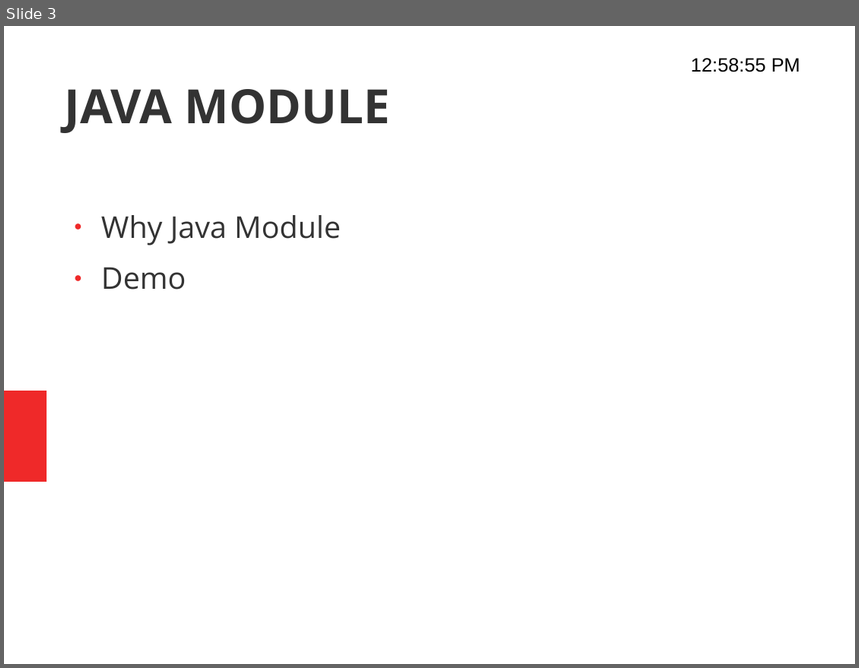
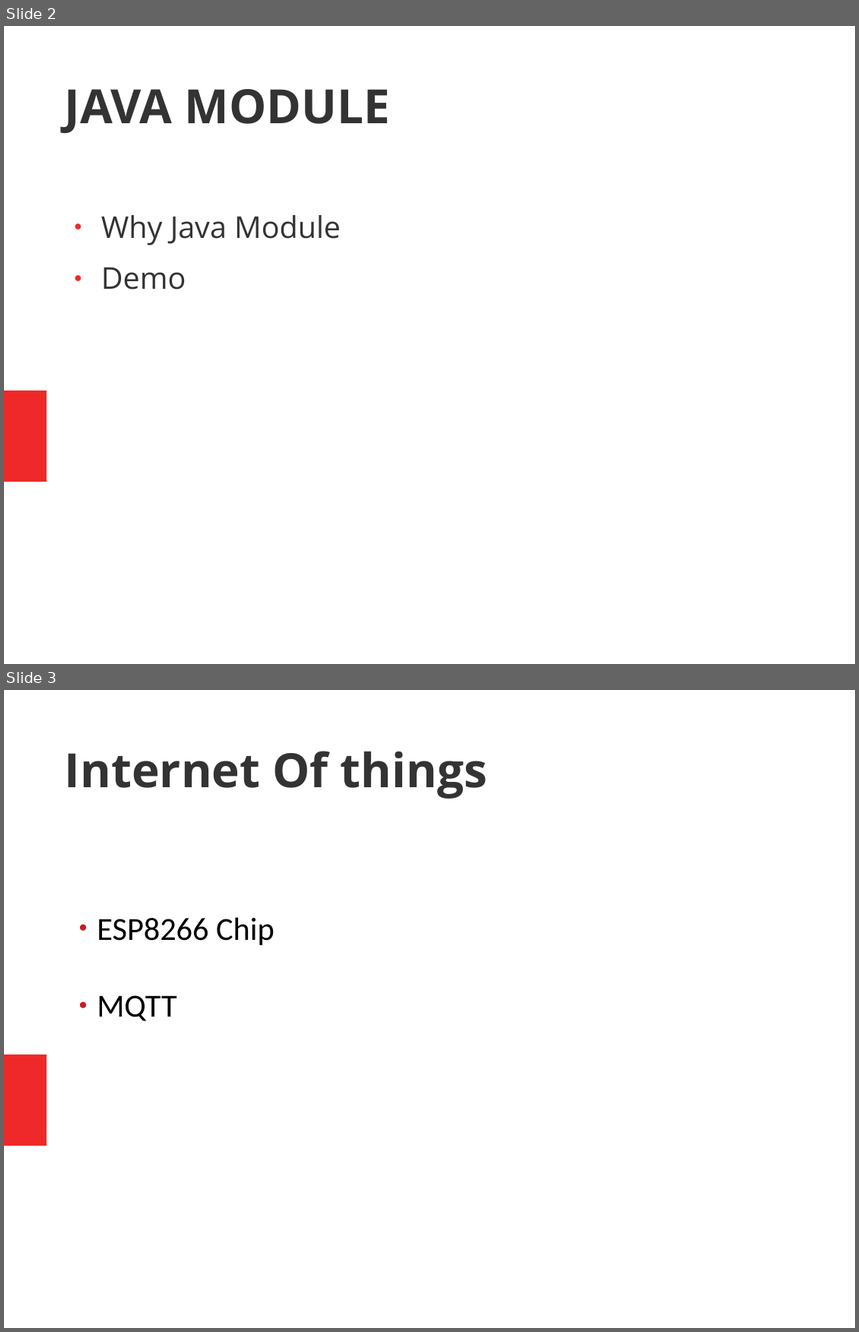
Before and after one commit to nizanthece/java-one, a slide deck: java-one-demo.pptx. Shown one above the other, each under a label of ours: slide 3 before the commit, slides 2 and 3 after it. The pictures are 859x668 and 859x1332 pixels, drawn with LibreOffice and Linux fonts; fonts in the diff are those of the drawing. Boxes give left, top, right and bottom in pixels: in the first picture for what was removed or moved away, otherwise in the second. Text is boxed around its words. In the diff, an @@ line names an element or a change of style, - is before the commit and + after.

```diff
--- a/java-one-demo.pptx
+++ b/java-one-demo.pptx
@@ slide 3 added at bbox=[4, 690, 855, 1328], background #FFFFFF; not listed: 1 template element that a slide beside it also shows @@
@@ text added at bbox=[65, 751, 487, 799], 44 pt, text #333333, bold @@
+Internet Of things
@@ text added at bbox=[97, 917, 275, 1021], 30 pt, text #000000 @@
+● ESP8266 Chip
+● MQTT
@@ what was slide 3 is now slide 2 @@
@@ slide 2 changed as well @@
@@ text removed at bbox=[691, 58, 800, 72] @@
-12:58:55 PM
```
Also in this commit, not shown: 4 other slides changed, 1 other slide added, 3 slides removed, 2 other files.
